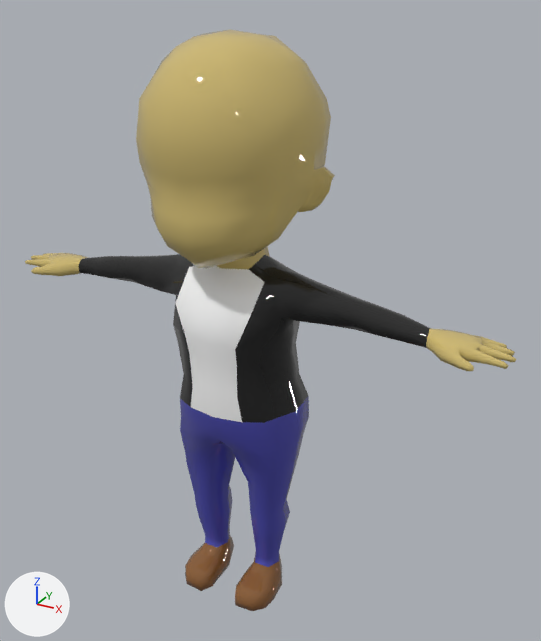
The FBX model Assets/CREHANA/MODELOS/PERSONAJE/Personaje_provisional.fbx: old version first, new version second.
Rendered twice from a camera (50 mm lens) standing at (3.42, -5.56, 3.45) and looking at (0.24, 0.23, 0.56). Lighting does not change. The marker at lower left points along +X, +Y and +Z. The picture after the commit comes second.

Objects in the first picture: 'nguoi'.
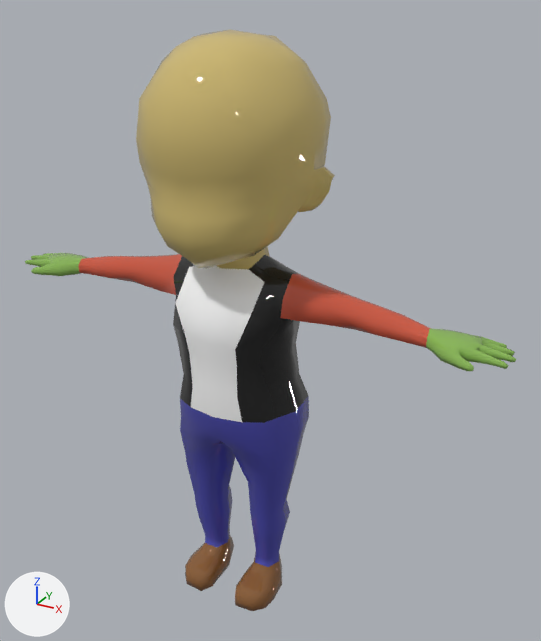
Where the change shows, as pixel boxes (x1, y1, x2, y2) in the pictures (541 x 641 px):
part 1 of me_mesh, recoloured (black to red): (79, 254, 182, 295) in both
part 2 of me_mesh, recoloured (black to red): (281, 274, 430, 348) in both
part 3 of me_mesh, recoloured (yellow to green): (25, 253, 88, 276) in both
part 4 of me_mesh, recoloured (yellow to green): (426, 328, 516, 371) in both

Patch to the scene script:
```diff
--- a/Assets/CREHANA/MODELOS/PERSONAJE/Personaje_provisional.fbx.py
+++ b/Assets/CREHANA/MODELOS/PERSONAJE/Personaje_provisional.fbx.py
@@ mat_16___default @@
+mat_16___default = principled_material('16 - Default')
+mat_16___default.base_color = (0.604, 0.0974, 0.0511)  # red #cc5840
+mat_16___default.roughness = 0.0
@@ mat_17___default @@
+mat_17___default = principled_material('17 - Default')
+mat_17___default.base_color = (0.251, 0.47, 0.0945)  # green #89b657
+mat_17___default.roughness = 0.0
@@ me_mesh @@
 me_mesh.from_pydata(...)  # 1144 vertices, 2284 faces; spans x -2.58..2.58, y -0.84..0.84, z -2.43..3.17
 # used by ob_nguoi; location = (0.0, 0.0, 0.0)
+# me_mesh part 1: all 96 faces centred in x -1.78..-0.64, y -0.17..0.25, z 0.76..1.14 switch from mat_01___default (black #212121) to mat_16___default (red #cc5840)
+# me_mesh part 2: all 96 faces centred in x 0.64..1.78, y -0.17..0.25, z 0.76..1.14 switch from mat_01___default (black #212121) to mat_16___default (red #cc5840)
+# me_mesh part 3: all 532 faces centred in x -2.57..-1.87, y -0.3..0.25, z 0.73..0.9 switch from mat_02___default (yellow #cfb972) to mat_17___default (green #89b657)
+# me_mesh part 4: all 532 faces centred in x 1.87..2.57, y -0.3..0.25, z 0.73..0.9 switch from mat_02___default (yellow #cfb972) to mat_17___default (green #89b657)
 me_mesh.materials.append(mat_05___default)
```
